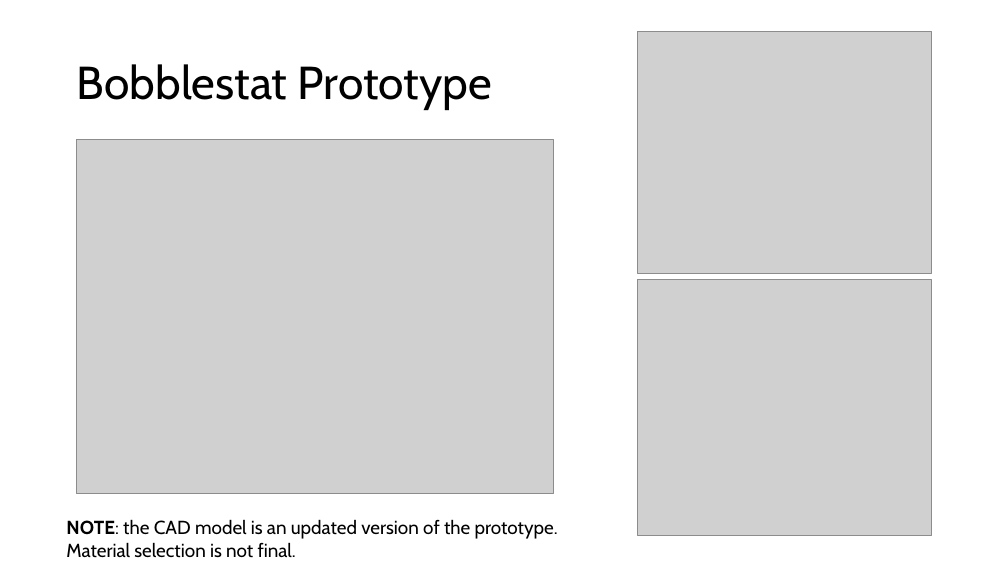
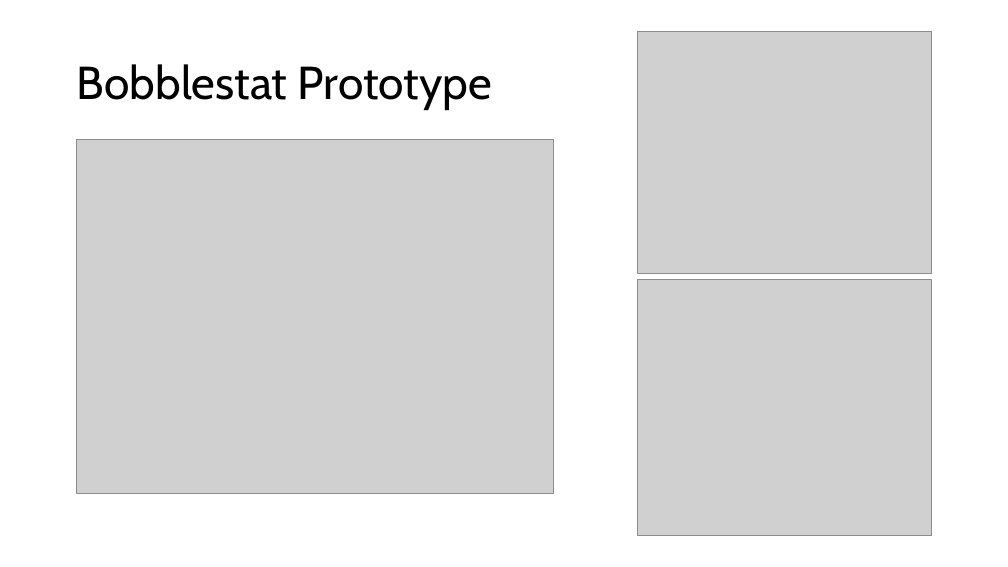
Before and after one commit to jchen1231/CAD_Portfolio, a slide deck: slide 3 of Project3_Fusion360_Bobblestat_Biosensor/Project3_Bobblestat_Biosensor_Overview.pptx. Drawn at 1008x567 pixels with LibreOffice and Linux fonts; fonts in the diff are those of the drawing; grey boxes stand for pictures. Boxes give left, top, right and bottom in pixels: in the first picture for what was removed or moved away, otherwise in the second. Text is boxed around its words. In the diff, an @@ line names an element or a change of style, - is before the commit and + after.

Commit message:
Mainly revised the CAD_Portfolio_Highlights.pptx and the top-level README.md.
Also touched up the other PowerPoints and README files, but to a much lesser extent.

```diff
--- a/Project3_Fusion360_Bobblestat_Biosensor/Project3_Bobblestat_Biosensor_Overview.pptx
+++ b/Project3_Fusion360_Bobblestat_Biosensor/Project3_Bobblestat_Biosensor_Overview.pptx
@@ text removed at [66,519,558,558] @@
-NOTE: the CAD model is an updated version of the prototype. Material selection is not final.
```
Also in this commit, not shown: 38 other files.
